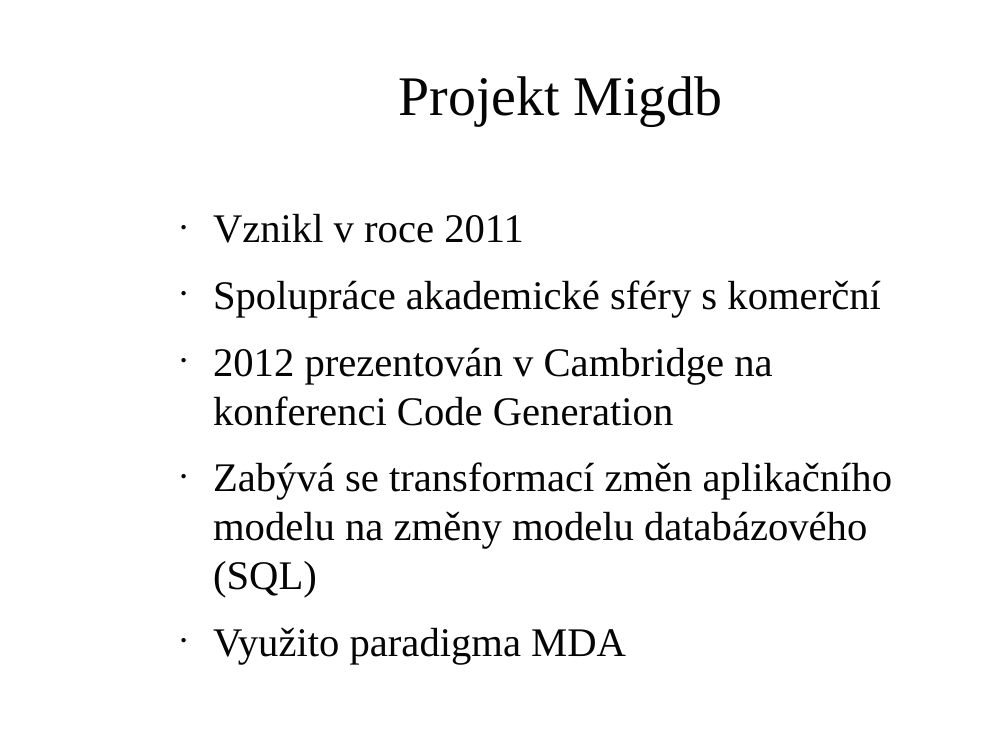
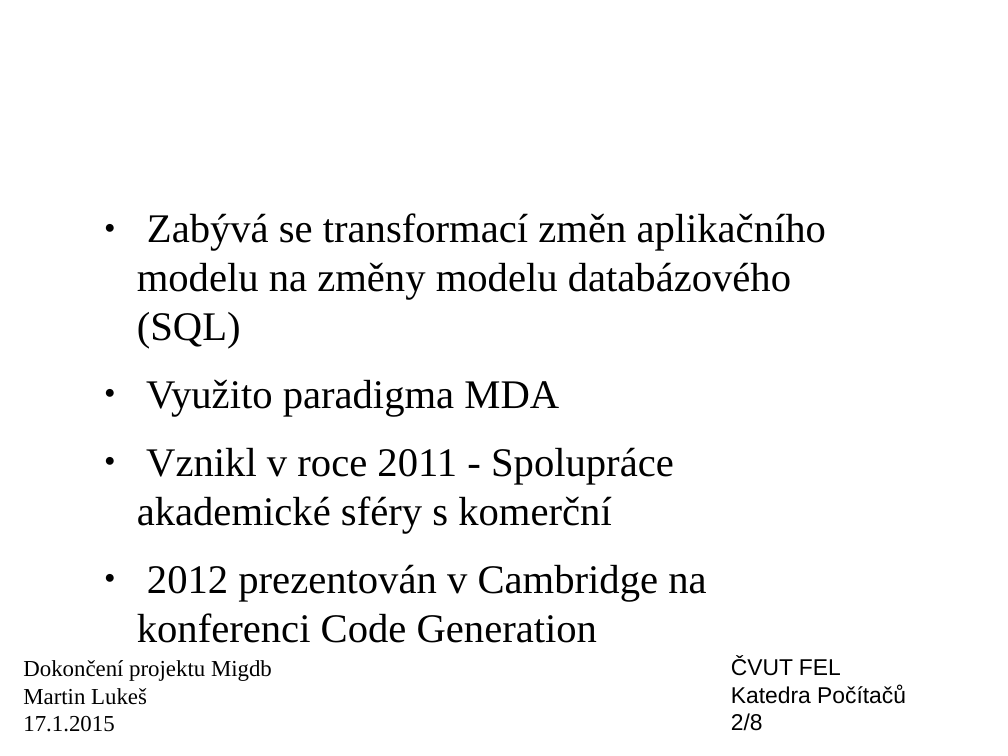
Before and after one commit to wox2/migrace_databaze, a slide deck: slide 2 of diplomka/prezentace.odp (slide 3 before the commit). Drawn at 1008x756 pixels with LibreOffice and Linux fonts; fonts in the diff are those of the drawing; background and template pictures are left out. Boxes give left, top, right and bottom in pixels: in the first picture for what was removed or moved away, otherwise in the second. Text is boxed around its words. In the diff, an @@ line names an element or a change of style, - is before the commit and + after.

```diff
--- a/diplomka/prezentace.odp
+++ b/diplomka/prezentace.odp
@@ text "Projekt Migdb": place and size @@
-text "Projekt Migdb" at [398, 76, 723, 126]
+text "Projekt Migdb" at [211, 660, 272, 681]
@@ text "Projekt Migdb" at [211, 660, 272, 681]: size 44 to 47.6 pt, text colour #050505 to #FFFFFF; alignment centre to left @@
@@ text "Zabývá se transformací změn aplikačního ...": place and size @@
-text "Zabývá se transformací změn aplikačního ..." at [213, 213, 892, 664]
+text "Zabývá se transformací změn aplikačního ..." at [137, 213, 826, 643]
@@ text at [137, 213, 826, 417]: text colour #050505 to #000000 in "Zabývá se transformací změn aplikačního modelu na ...", "Využito paradigma MDA"; indent changed; more space between paragraphs; bullet colour #050505 to #000000 @@
@@ text at [213, 213, 880, 426]: paragraphs removed @@
-● Vznikl v roce 2011
-● Spolupráce akademické sféry s komerční
-● 2012 prezentován v Cambridge na konferenci Code Generation
@@ text at [137, 447, 706, 643]: paragraphs added @@
+● Vznikl v roce 2011 - Spolupráce akademické sféry s komerční
+● 2012 prezentován v Cambridge na konferenci Code Generation
@@ text added at [731, 657, 906, 731], 18 pt, text #000000 @@
+ČVUT FEL
+Katedra Počítačů
+2/8
@@ text added at [23, 660, 205, 732], 18 pt, text #000000 @@
+Dokončení projektu Migdb
+Martin Lukeš
+17.1.2015
```
Also in this commit, not shown: 4 other slides changed, 3 slides added, 3 slides removed, 4 other files.
